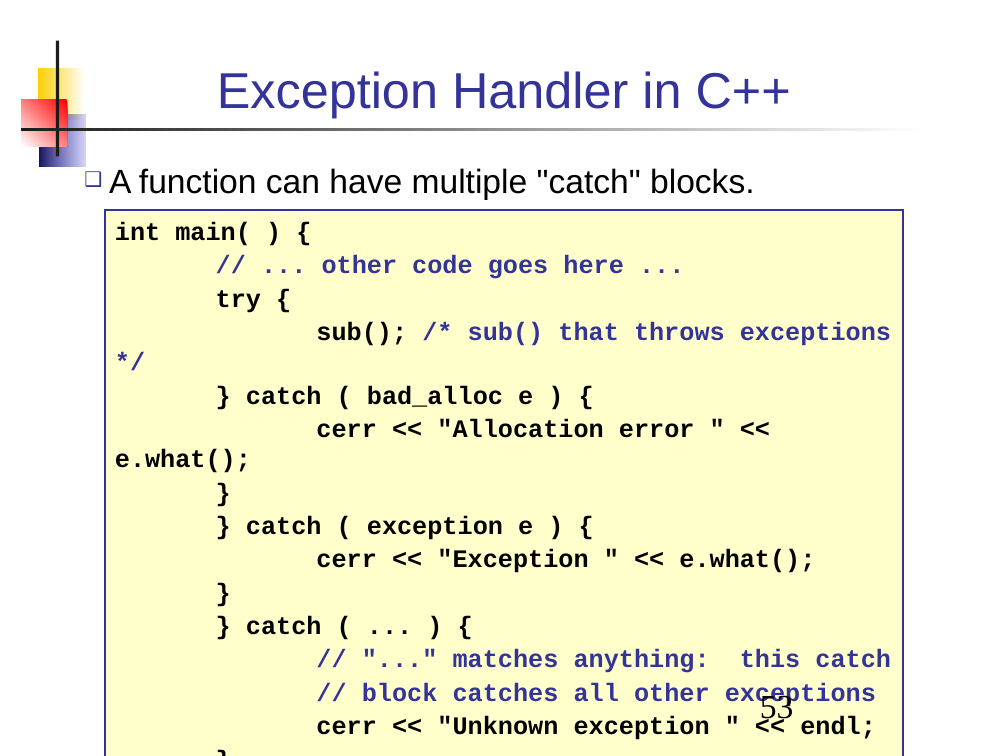
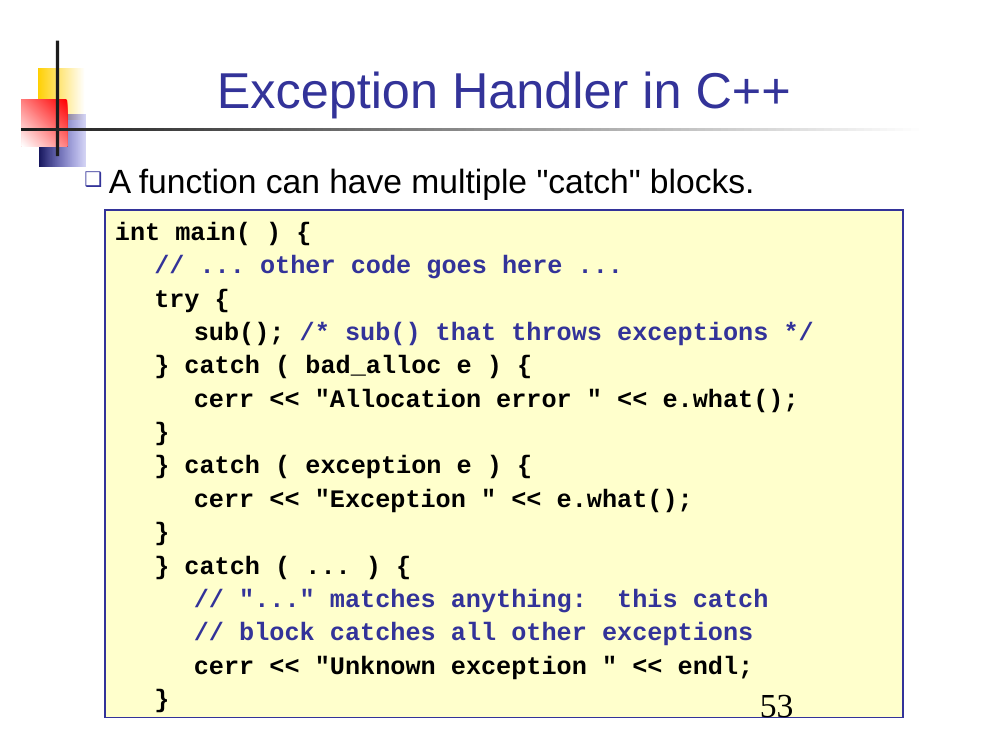
Before and after one commit to skeoop/skeoop.github.io, a slide deck: slide 53 of week7/Exceptions.ppt. Drawn at 1008x756 pixels with LibreOffice and Linux fonts; fonts in the diff are those of the drawing. Boxes give left, top, right and bottom in pixels: in the first picture for what was removed or moved away, otherwise in the second. Text is boxed around its words. In the diff, an @@ line names an element or a change of style, - is before the commit and + after.

```diff
--- a/week7/Exceptions.ppt
+++ b/week7/Exceptions.ppt
@@ rectangle "int main( ) {": place and size @@
-rectangle "int main( ) {" at [105,210,903,756]
+rectangle "int main( ) {" at [105,210,903,718]
```
Also in this commit, not shown: 43 other slides changed, 4 other files.
